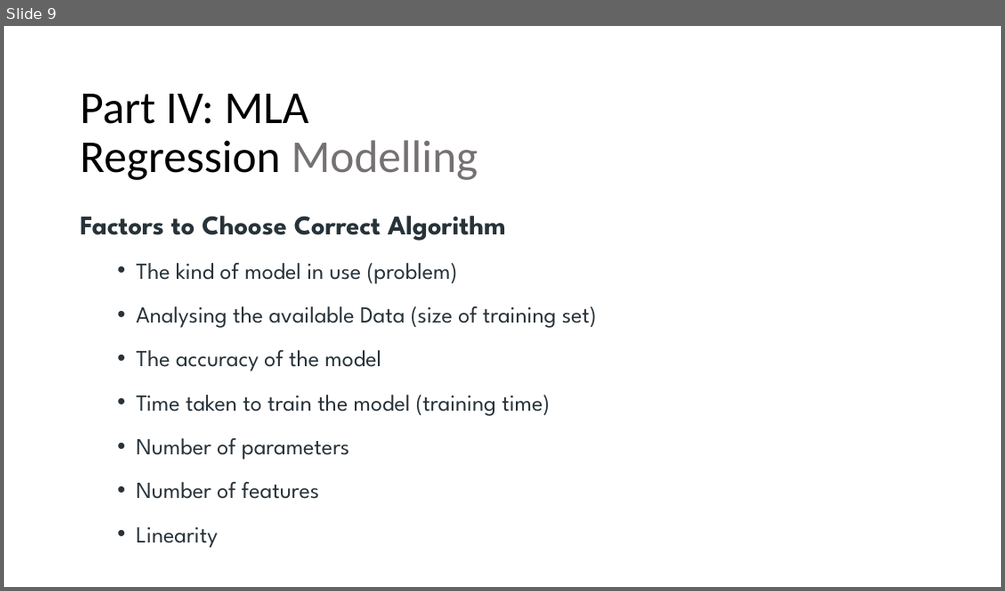
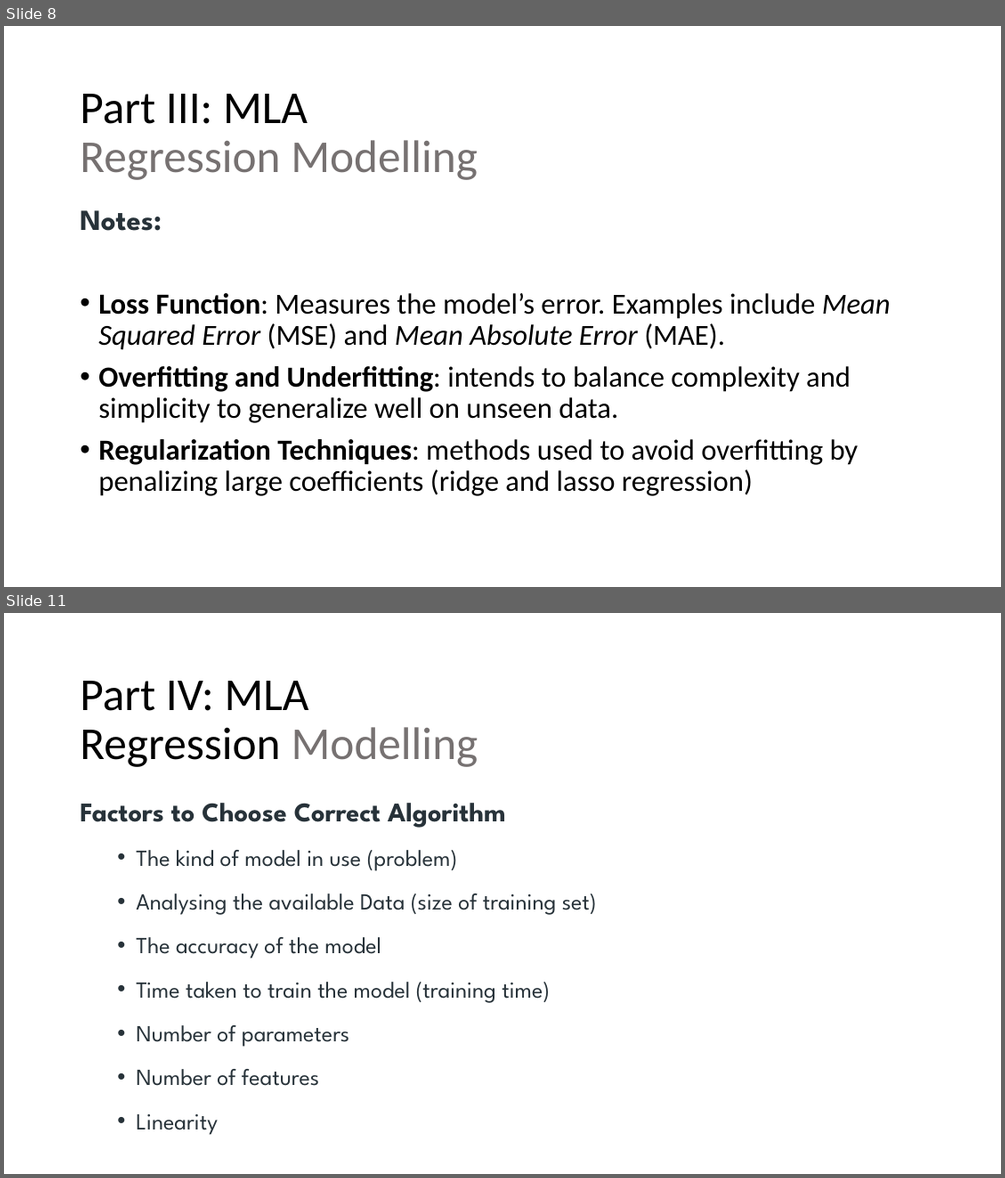
Before and after one commit to luferIPCA/MIA-MLA-25-26, a slide deck: Slides/5 - MIA - MLA -II - Regression.ppsx. Shown one above the other, each under a label of ours: slide 9 before the commit, slides 8 and 11 after it; the slides between them are not shown. The pictures are 1005x591 and 1005x1178 pixels, drawn with LibreOffice and Linux fonts; fonts in the diff are those of the drawing. Boxes give left, top, right and bottom in pixels: in the first picture for what was removed or moved away, otherwise in the second. Text is boxed around its words. In the diff, an @@ line names an element or a change of style, - is before the commit and + after.

Commit message:
Refression Models

```diff
--- a/Slides/5 - MIA - MLA -II - Regression.ppsx
+++ b/Slides/5 - MIA - MLA -II - Regression.ppsx
@@ slide 8 added at (4,26,1001,587), background #FFFFFF @@
@@ title added at (80,94,477,180), 44 pt, text #767171 @@
+Part III: MLA
+Regression Modelling
@@ text added at (80,210,890,496), 28 pt, text #000000 @@
+Notes:
+• Loss Function: Measures the model’s error. Examples include Mean Squared Error (MSE) and Mean Absolute Error (MAE).
+• Overfitting and Underfitting: intends to balance complexity and simplicity to generalize well on unseen data.
+• Regularization Techniques: methods used to avoid overfitting by penalizing large coefficients (ridge and lasso regression)
@@ what was slide 9 is now slide 11 @@
```
Also in this commit, not shown: 11 slides changed, 6 other slides added.
